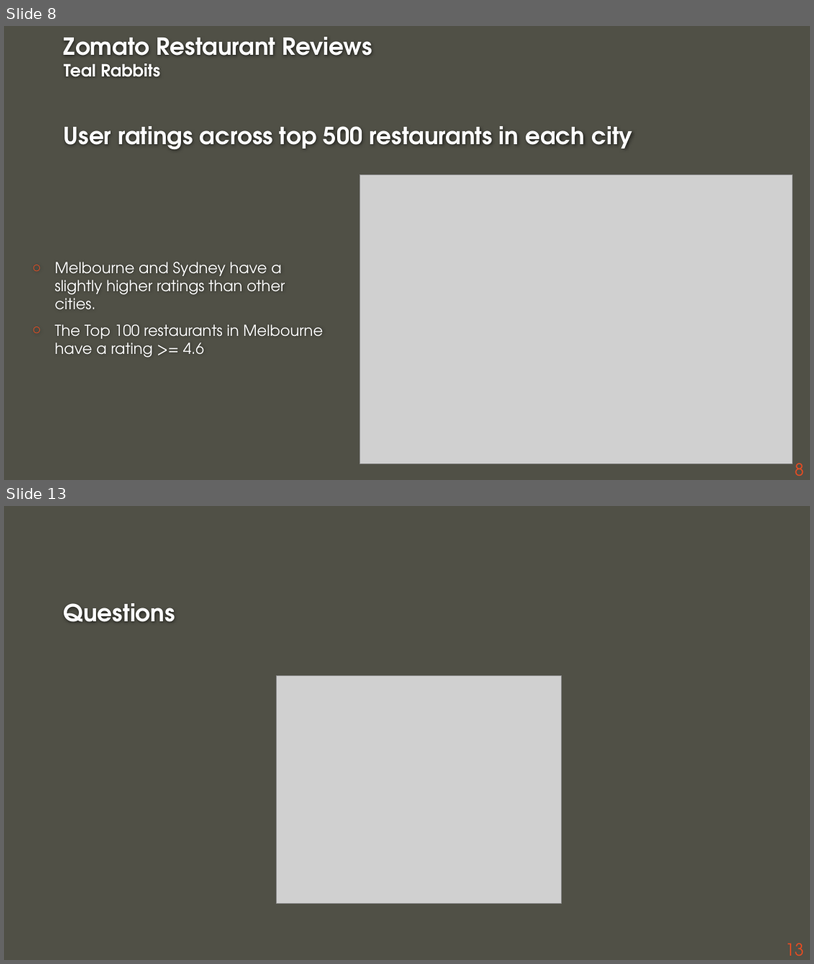
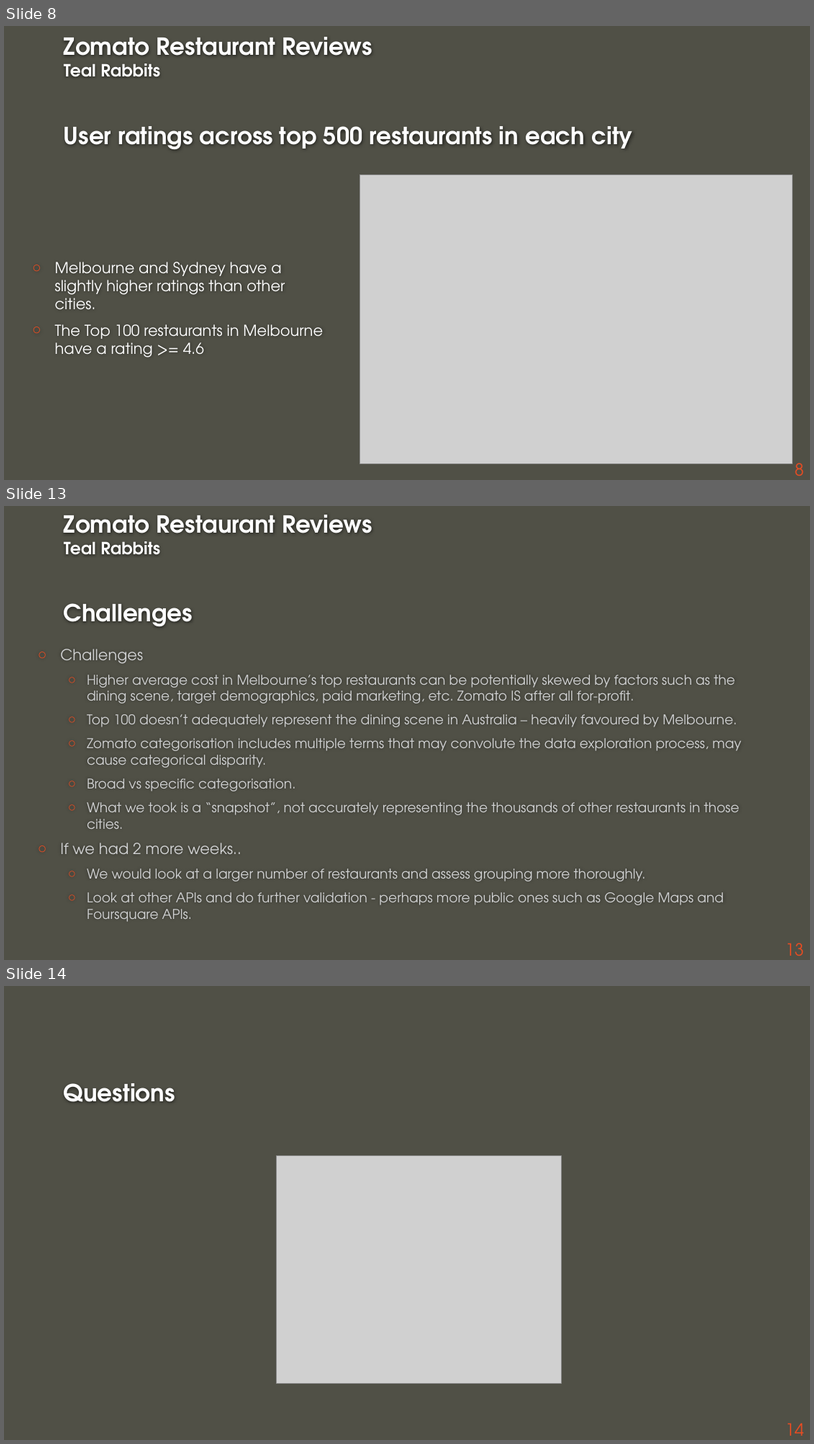
Before and after one commit to ashdrayton/Zomato-Restaurants-Reviews, a slide deck: Final notebooks/Zomato_Presentation_EW_20200712.pptx. Shown one above the other, each under a label of ours: slides 8 and 13 before the commit, slides 8, 13 and 14 after it; the slides between them are not shown. The pictures are 814x964 and 814x1444 pixels, drawn with LibreOffice and Linux fonts; fonts in the diff are those of the drawing; grey boxes stand for pictures; background and template pictures are left out. Boxes give left, top, right and bottom in pixels: in the first picture for what was removed or moved away, otherwise in the second. Text is boxed around its words. In the diff, an @@ line names an element or a change of style, - is before the commit and + after.

```diff
--- a/Final notebooks/Zomato_Presentation_EW_20200712.pptx
+++ b/Final notebooks/Zomato_Presentation_EW_20200712.pptx
@@ slide 13 added at [4,506,810,960], background #505046 @@
@@ title added at [64,515,373,626], 28 pt, text #FEFEFE, bold @@
+Zomato Restaurant Reviews
+Teal Rabbits
+Challenges
@@ text added at [60,649,741,921], 16 pt, text #D1D2D3 @@
+○ Challenges
+  ○ Higher average cost in Melbourne’s top restaurants can be potentially skewed by factors such as the dining scene, target demographics, paid marketing, etc. Zomato IS after all for-profit.
+  ○ Top 100 doesn’t adequately represent the dining scene in Australia – heavily favoured by Melbourne.
+  ○ Zomato categorisation includes multiple terms that may convolute the data exploration process, may cause categorical disparity.
+  ○ Broad vs specific categorisation.
+  ○ What we took is a “snapshot”, not accurately representing the thousands of other restaurants in those cities.
+○ If we had 2 more weeks..
+  ○ We would look at a larger number of restaurants and assess grouping more thoroughly.
+  ○ Look at other APIs and do further validation - perhaps more public ones such as Google Maps and Foursquare APIs.
@@ page number added at [786,942,805,955], 20 pt, text #E84C22 @@
+13
@@ what was slide 13 is now slide 14 @@
@@ page number at [786,1423,805,1435]: text changed @@
-13
+14
```
Also in this commit, not shown: 7 slides changed, 3 other slides added, 3 slides removed, 5 other files.
